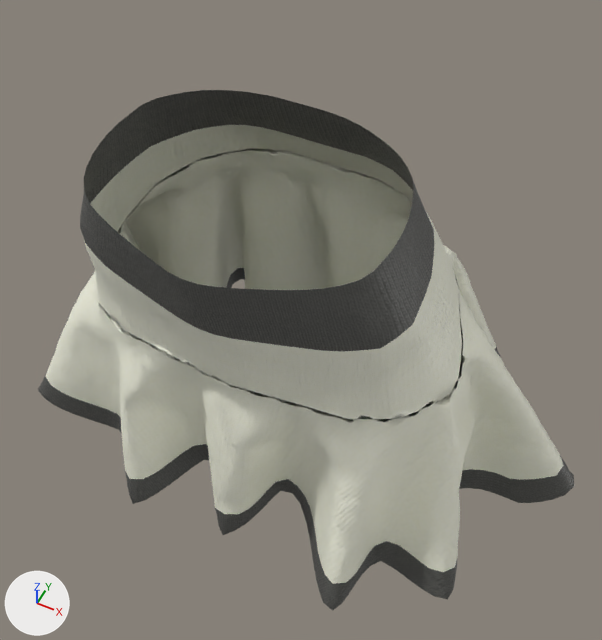
The Blender file clothes-parts/body_bottom/body_bottom_9.blend, before and after one commit.
Camera for both pictures: a 50 mm camera at (0.194, -0.354, 1.311) aimed at (0.017, 0.002, 0.867). Lighting does not change. The marker at lower left points along +X, +Y and +Z.

Script lines for the objects in view, before the commit:
```python
me_cloth_mesh = bpy.data.meshes.new('Cloth_mesh')
me_cloth_mesh.from_pydata(...)  # 6109 vertices, 11174 faces; spans x -0.229..0.233, y -0.126..0.157, z 0.703..1.022
# faces by material slot: [480, 482, 756, 168, 4670, 928, 2914, 776]
me_cloth_mesh.materials.append(mat_cotton_voile_copy_1_front_2509)
me_cloth_mesh.materials.append(mat_cotton_voile_copy_1_front_2509_001)
me_cloth_mesh.materials.append(mat_cotton_voile_front_2499)
me_cloth_mesh.materials.append(mat_cotton_voile_front_2499_001)
me_cloth_mesh.materials.append(mat_cotton_voile_front_2499_002)
me_cloth_mesh.materials.append(mat_cotton_voile_copy_1_front_2509_002)
me_cloth_mesh.materials.append(mat_cotton_voile_front_2499_003)
me_cloth_mesh.materials.append(mat_cotton_voile_copy_1_front_2509_003)
ob_bodybottom = bpy.data.objects.new('BodyBottom', me_cloth_mesh)
ob_bodybottom.parent = ob_bottom_9_scene_node
ob_bodybottom.location = (0.0, 0.0, 0.0)
```
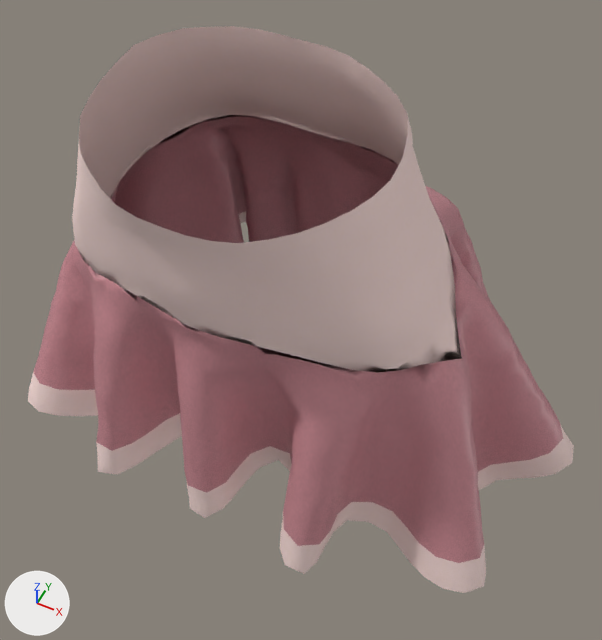
Pixel boxes [x1, y1, x2, y2] of what changed, in the pictures (602 x 640 px):
'BodyBottom', reshaped (9% taller): before [38, 90, 574, 611]; after [28, 26, 574, 593]
part 1 of me_cloth_mesh, rebuilt (8% taller): before [118, 149, 563, 480]; after [111, 115, 563, 472]
part 2 of me_cloth_mesh, rebuilt: before [45, 271, 508, 584]; after [33, 241, 484, 563]
part 3 of me_cloth_mesh, rebuilt: before [227, 268, 574, 503]; after [238, 211, 574, 490]
part 4 of me_cloth_mesh, rebuilt (11% wider, 64% taller): before [109, 90, 434, 292]; after [100, 26, 462, 358]
part 5 of me_cloth_mesh, rebuilt (13% wider, 33% taller): before [80, 133, 426, 351]; after [72, 82, 462, 373]
part 6 of me_cloth_mesh, added: after [28, 372, 486, 593]
part 7 of me_cloth_mesh, deleted (black): before [38, 375, 518, 611]
part 8 of me_cloth_mesh, deleted: before [112, 125, 462, 386]
part 9 of me_cloth_mesh, deleted: before [84, 178, 457, 419]

The change, as a list of edits to the scene's bpy script:
```text
Add mat_rib_1x1_319gsm_front_2458:
    mat_rib_1x1_319gsm_front_2458 = bpy.data.materials.new('Rib_1X1_319gsm_FRONT_2458')
    # colours: pink #e69da7
    # uses the picture img_image_0
    # uses the picture img_image_1
Add mat_knit_cotton_jersey_front_2470_001:
    mat_knit_cotton_jersey_front_2470_001 = bpy.data.materials.new('Knit_Cotton_Jersey_FRONT_2470.001')
    # colours: white #ffe3e7
    # uses the picture img_image_2
    # uses the picture img_image_3
    # uses the picture img_image_4
Add mat_rib_1x1_319gsm_front_2458_001:
    mat_rib_1x1_319gsm_front_2458_001 = bpy.data.materials.new('Rib_1X1_319gsm_FRONT_2458.001')
    # colours: pink #e69da7
    # uses the picture img_image_0
    # uses the picture img_image_1
Add mat_knit_cotton_jersey_front_2470:
    mat_knit_cotton_jersey_front_2470 = bpy.data.materials.new('Knit_Cotton_Jersey_FRONT_2470')
    # colours: white #ffe3e7
    # uses the picture img_image_2
    # uses the picture img_image_3
    # uses the picture img_image_4
Add mat_knit_cotton_jersey_front_2470_003:
    mat_knit_cotton_jersey_front_2470_003 = bpy.data.materials.new('Knit_Cotton_Jersey_FRONT_2470.003')
    # colours: white #ffe3e7
    # uses the picture img_image_2
    # uses the picture img_image_3
    # uses the picture img_image_4
Add mat_knit_cotton_jersey_front_2470_002:
    mat_knit_cotton_jersey_front_2470_002 = bpy.data.materials.new('Knit_Cotton_Jersey_FRONT_2470.002')
    # colours: white #ffe3e7
    # uses the picture img_image_2
    # uses the picture img_image_3
    # uses the picture img_image_4
Change me_cloth_mesh:
    used by ob_bodybottom; parent = ob_bottom_9_scene_node; location = (0.0, 0.0, 0.0)
    remove me_cloth_mesh.from_pydata(...)  # 6109 vertices, 11174 faces; spans x -0.229..0.233, y -0.126..0.157, z 0.703..1.022
    remove me_cloth_mesh.materials.append(mat_cotton_voile_copy_1_front_2509)
    remove me_cloth_mesh.materials.append(mat_cotton_voile_copy_1_front_2509_001)
    remove me_cloth_mesh.materials.append(mat_cotton_voile_front_2499)
    remove me_cloth_mesh.materials.append(mat_cotton_voile_front_2499_001)
    remove me_cloth_mesh.materials.append(mat_cotton_voile_front_2499_002)
    remove me_cloth_mesh.materials.append(mat_cotton_voile_copy_1_front_2509_002)
    remove me_cloth_mesh.materials.append(mat_cotton_voile_front_2499_003)
    remove me_cloth_mesh.materials.append(mat_cotton_voile_copy_1_front_2509_003)
    add me_cloth_mesh.from_pydata(...)  # 2809 vertices, 4982 faces; spans x -0.234..0.224, y -0.134..0.167, z 0.744..1.068
    me_cloth_mesh part 1: the loose piece of 2422 vertices spanning x -0.214..0.22, y -0.015..0.149, z 0.728..0.945 is rebuilt with 1103 vertices and now spans x -0.22..0.212, y -0.026..0.155, z 0.769..0.985, in mat_rib_1x1_319gsm_front_2458
    me_cloth_mesh part 2: the loose piece of 1532 vertices spanning x -0.192..0.186, y -0.117..0.048, z 0.739..0.883 is rebuilt with 685 vertices and now spans x -0.204..0.188, y -0.129..0.011, z 0.774..0.952, in mat_rib_1x1_319gsm_front_2458_001
    me_cloth_mesh part 3: the loose piece of 577 vertices spanning x -0.229..0.233, y 0.021..0.157, z 0.703..0.775 is rebuilt with 284 vertices and now spans x -0.234..0.224, y -0.004..0.167, z 0.744..0.814, in mat_knit_cotton_jersey_front_2470
    me_cloth_mesh part 4: the loose piece of 276 vertices spanning x -0.111..0.111, y -0.037..0.058, z 0.964..1.022 is rebuilt with 245 vertices and now spans x -0.131..0.139, y -0.044..0.059, z 0.918..1.068, in mat_knit_cotton_jersey_front_2470_002
    me_cloth_mesh part 5: the loose piece of 275 vertices spanning x -0.112..0.112, y -0.101..-0.02, z 0.943..1.013 is rebuilt with 257 vertices and now spans x -0.131..0.139, y -0.111..-0.013, z 0.918..1.052, in mat_knit_cotton_jersey_front_2470_003
    me_cloth_mesh part 6: a new loose piece of 235 vertices spanning x -0.219..0.196, y -0.134..0.014, z 0.749..0.816, in mat_knit_cotton_jersey_front_2470_001
    me_cloth_mesh part 7: the loose piece of 482 vertices spanning x -0.202..0.199, y -0.126..0.053, z 0.714..0.759 is deleted
    me_cloth_mesh part 8: the loose piece of 126 vertices spanning x -0.14..0.138, y -0.027..0.081, z 0.878..0.979 is deleted
    me_cloth_mesh part 9: 419 vertices removed from x -0.14..0.138, y -0.092..-0.007, z 0.877..0.966
    add me_cloth_mesh.materials.append(mat_rib_1x1_319gsm_front_2458)
    add me_cloth_mesh.materials.append(mat_knit_cotton_jersey_front_2470)
    add me_cloth_mesh.materials.append(mat_rib_1x1_319gsm_front_2458_001)
    add me_cloth_mesh.materials.append(mat_knit_cotton_jersey_front_2470_001)
    add me_cloth_mesh.materials.append(mat_knit_cotton_jersey_front_2470_002)
    add me_cloth_mesh.materials.append(mat_knit_cotton_jersey_front_2470_003)
```
